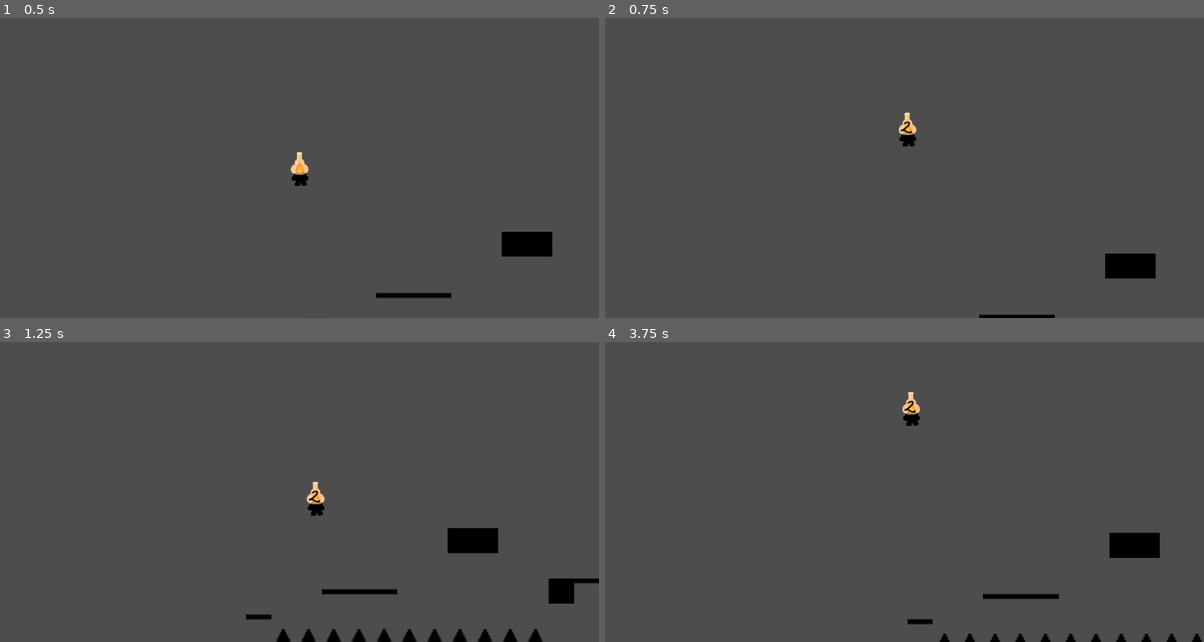
Above: before the commit, frames 1-4 (two rows, left to right).
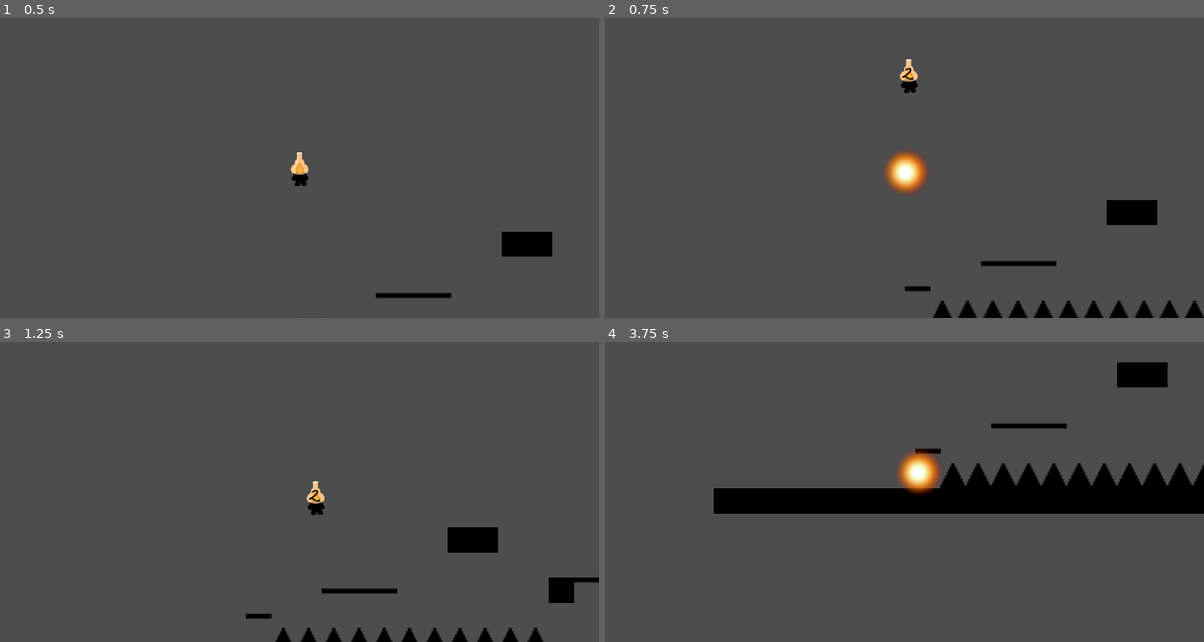
Above: after the commit, the same moments.

Repository: StarikTenger/PlatformerGame2025
Game: Godot game, scene res://levels/level_template.tscn
Two runs of this game, one before a commit and one after it. Both use one fixed random seed, a clock stepped at 60 frames per second and the inputs below. The engine's default icon, where the game draws it, is replaced by a stand-in: a white triangle on a blue panel in a dark square.
Inputs:
- Up to frame 1 (0.5 s): no input
- Up to frame 2 (0.75 s): tap Enter at 0.5 s; hold D (move_right) from 0.53 s (still down); tap Ctrl (ctrl) at 0.6 s
- Up to frame 3 (1.25 s): keep holding D (move_right); tap Space (jump) at 0.77 s
- Up to frame 4 (3.75 s): tap Shift at 1.35, 2.85 s; tap Space (jump) at 1.52, 3.02 s; release D (move_right) at 2.03 s; hold A (move_left) 2.03-2.78 s; tap Ctrl (ctrl) at 2.1, 3.6 s; hold D (move_right) from 2.78 s (still down)

Frame 1 is identical in both runs. In frame 2, 4.1% of the frame differs, in the area x 46-100%, y 13-100%; in frame 3, 0.4%; in frame 4, 13%, in the area x 18-100%, y 6-100%.

Commit message:
explosion

Diff:
--- /dev/null
+++ b/scenes/Explosion.tscn
@@ -0,0 +1,10 @@
+[gd_scene load_steps=3 format=3 uid="uid://dnc1gwp570fca"]
+
+[ext_resource type="Texture2D" uid="uid://dna5b1tj3nuoe" path="res://resources/explosion.png" id="1_6o7x5"]
+[ext_resource type="Script" uid="uid://cnbu4j6gsv5v1" path="res://scripts/explosion.gd" id="1_i4n8h"]
+
+[node name="Explosion" type="Node2D"]
+script = ExtResource("1_i4n8h")
+
+[node name="Sprite2D" type="Sprite2D" parent="."]
+texture = ExtResource("1_6o7x5")
--- /dev/null
+++ b/scenes/explosion.gd
@@ -0,0 +1 @@
+extends Node2D
--- a/scenes/fire_player.tscn
+++ b/scenes/fire_player.tscn
@@ -1,7 +1,7 @@
 [gd_scene load_steps=4 format=3 uid="uid://b1ta8pm48dpuq"]
 
 [ext_resource type="PackedScene" uid="uid://dtcv1pbau0idl" path="res://scenes/Player.tscn" id="1_exnhs"]
-[ext_resource type="Script" uid="uid://oykdnlvhcmkk" path="res://scenes/fire_player.gd" id="2_lc57u"]
+[ext_resource type="Script" uid="uid://oykdnlvhcmkk" path="res://scripts/fire_player.gd" id="2_lc57u"]
 [ext_resource type="Texture2D" uid="uid://b6lytvyqlupqb" path="res://resources/fire_player.png" id="2_lnaqo"]
 
 [node name="FirePlayer" instance=ExtResource("1_exnhs")]
--- a/scenes/wind_player.tscn
+++ b/scenes/wind_player.tscn
@@ -1,7 +1,7 @@
-[gd_scene load_steps=4 format=3 uid="uid://haw3bsq76jej"]
+[gd_scene load_steps=4 format=3 uid="uid://c7xjmqycptucd"]
 
 [ext_resource type="PackedScene" uid="uid://dtcv1pbau0idl" path="res://scenes/Player.tscn" id="1_effgb"]
-[ext_resource type="Script" uid="uid://cp32gwnnv0olc" path="res://scenes/wind_player.gd" id="2_6uy08"]
+[ext_resource type="Script" uid="uid://cp32gwnnv0olc" path="res://scripts/wind_player.gd" id="2_6uy08"]
 [ext_resource type="Texture2D" uid="uid://c3dcphbn1wuo" path="res://resources/wind_player.png" id="2_77jin"]
 
 [node name="WindPlayer" instance=ExtResource("1_effgb")]
--- a/scripts/camera.gd
+++ b/scripts/camera.gd
@@ -15,7 +15,7 @@
 		print("Camera following player at position: ", player.position)
 
 func _physics_process(delta: float):
-	if player != null:
+	if player != null and !is_shaking:
 		position += (player.position - position) * 10 * delta
 
 	# Handle camera shake
@@ -33,5 +33,6 @@
 			offset = original_offset + shake_offset
 
 func shake():
+	print("Camera shake triggered")
 	is_shaking = true
 	shake_timer = shake_duration
--- /dev/null
+++ b/scripts/explosion.gd
@@ -0,0 +1,21 @@
+extends Node2D
+
+@export var grow_time: float = 0.2
+@export var max_scale: float = 2.0
+
+var _timer := 0.0
+var _original_scale := Vector2.ONE
+
+
+func _ready():
+	_original_scale = scale
+	scale = Vector2.ZERO
+	print("Explosion at position: ", global_position)
+
+func _process(delta):
+	_timer += delta
+	if _timer < grow_time:
+		var t = _timer / grow_time
+		scale = _original_scale.lerp(_original_scale * max_scale, t)
+	else:
+		queue_free()
--- a/scenes/fire_player.gd
+++ b/scripts/fire_player.gd
@@ -6,13 +6,29 @@
 
 var tiles_layer: TileMapLayer
 
+
+
 func _ready() -> void:
 	super()
 	# ищем Tiles в сцене уровня
 	var lvl = get_tree().current_scene
 	tiles_layer = lvl.find_child("Tiles", true, false) as TileMapLayer
+	explosion_scene = preload("res://scenes/Explosion.tscn")
+
+var explosion_scene : PackedScene
+func _spawn_explosion(pos: Vector2) -> void:
+	var explosion = explosion_scene.instantiate()
+	explosion.global_position = pos
+	get_parent().add_child(explosion)
 
 func _death_effect() -> void:
+	_spawn_explosion(global_position)
+
+	# Shake camera
+	var cam = get_parent().camera_node
+	if cam:
+		cam.shake()
+
 	if tiles_layer:
 		_erase_destructibles_around(global_position, explosion_radius_px)
 	await get_tree().process_frame
@@ -39,3 +55,4 @@
 			var td: TileData = tiles_layer.get_cell_tile_data(cell)
 			if td != null and td.get_custom_data(DESTRUCT_FLAG) == true:
 				tiles_layer.erase_cell(cell)
+				_spawn_explosion(wc)
Binary file added: resources/explosion.png
Not shown, added: resources/explosion.png.import
Not shown, added: scenes/explosion.gd.uid
Not shown, added: scripts/explosion.gd.uid
Renamed: scenes/fire_player.gd.uid -> scripts/fire_player.gd.uid
Renamed: scenes/wind_player.gd -> scripts/wind_player.gd
Renamed: scenes/wind_player.gd.uid -> scripts/wind_player.gd.uid
